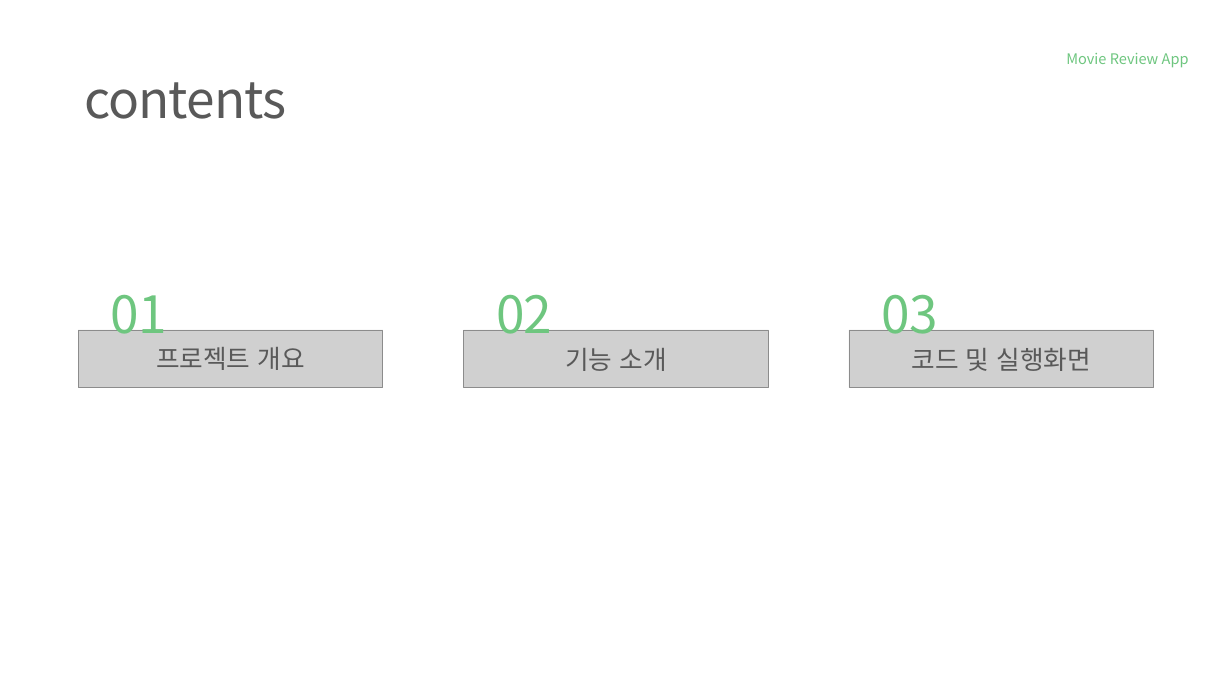
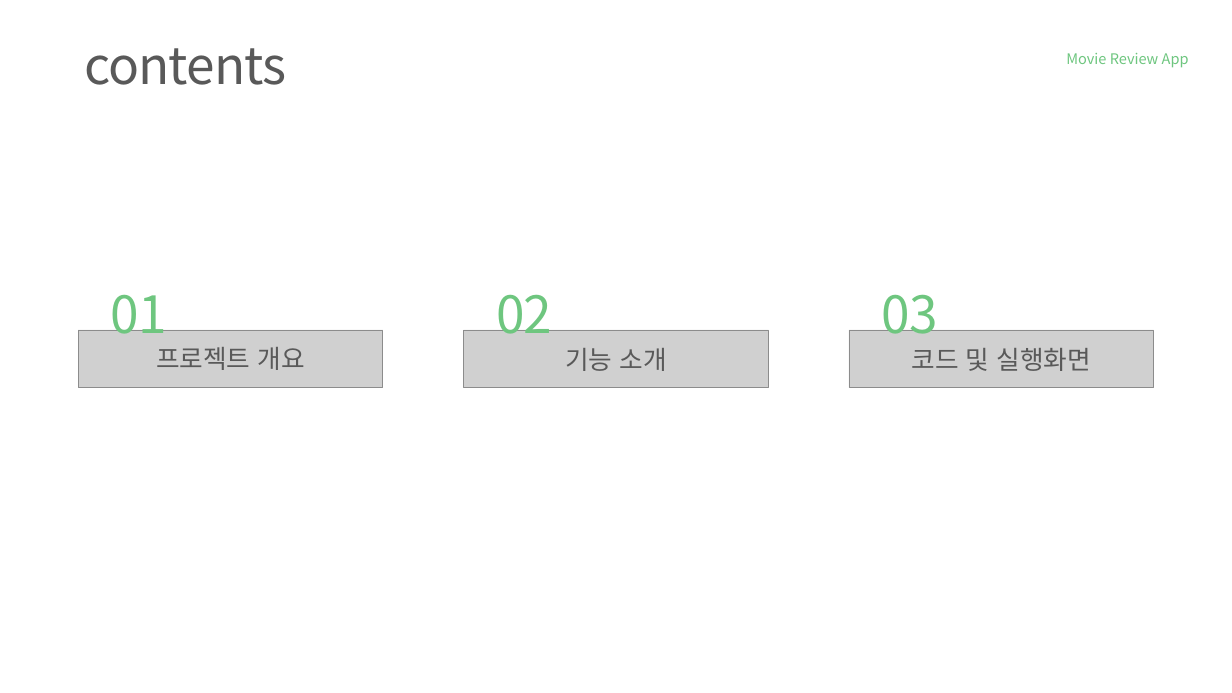
Before and after one commit to tnwjd121/MovieApp, a slide deck: slide 2 of ppt/국비(정보처리기능사)_백수정.pptx. Drawn at 1232x693 pixels with LibreOffice and Linux fonts; fonts in the diff are those of the drawing; grey boxes stand for pictures; background and template pictures are left out. Boxes give left, top, right and bottom in pixels: in the first picture for what was removed or moved away, otherwise in the second. Text is boxed around its words. In the diff, an @@ line names an element or a change of style, - is before the commit and + after.

```diff
--- a/ppt/국비(정보처리기능사)_백수정.pptx
+++ b/ppt/국비(정보처리기능사)_백수정.pptx
@@ text "contents": place and size @@
-text "contents" at [84, 82, 287, 119]
+text "contents" at [84, 48, 287, 85]
```
Also in this commit, not shown: 3 other slides changed, 5 slides added, 1 slide removed, 3 other files.
